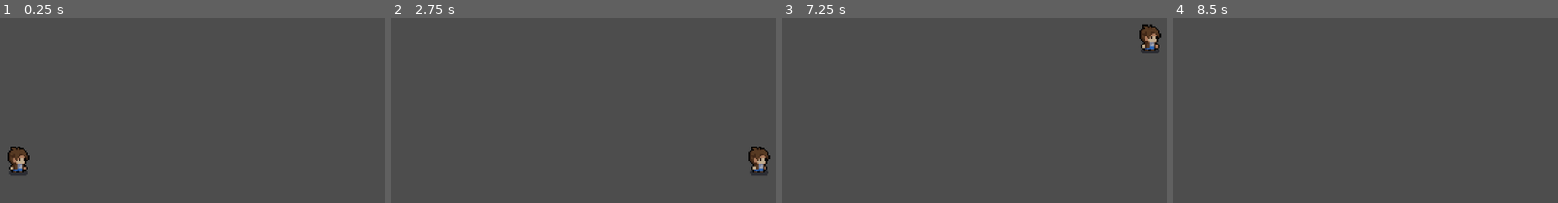
Above: before the commit, frames 1-4 (left to right).
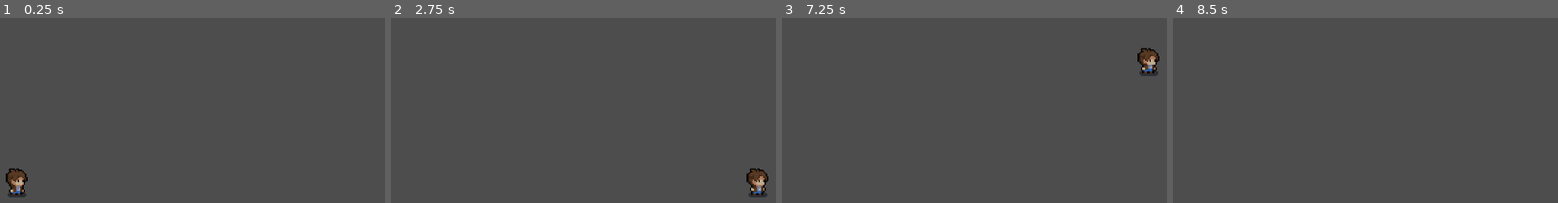
Above: after the commit, the same moments.

Repository: Ibrahim-Salmann/Designing-my-first-game
Game: Godot game, scene res://Product/Scenes/game.tscn
Two runs of this game, one before a commit and one after it. Both use one fixed random seed, a clock stepped at 60 frames per second and the inputs below.
Inputs:
- Up to frame 1 (0.25 s): no input
- Up to frame 2 (2.75 s): tap Enter (ui_accept) at 0.5, 0.77, 1.52, 2 s; hold Right (ui_right) 0.53-2.03 s; hold Left (ui_left) from 2.03 s (still down)
- Up to frame 3 (7.25 s): release Left (ui_left) at 2.78 s; hold Right (ui_right) 2.78-4.28 s; tap Enter (ui_accept) at 3.02, 3.5, 3.77, 4.25, 4.52, 5, 5.75, 6.02, 6.77 s; hold Left (ui_left) 4.28-5.03 s; hold Right (ui_right) 5.03-5.78 s; hold Left (ui_left) from 5.78 s (still down)
- Up to frame 4 (8.5 s): release Left (ui_left) at 7.28 s; hold Right (ui_right) from 7.28 s (still down); tap Enter (ui_accept) at 7.52 s

The runs differ from the first frame. In frame 1, 1.2% of the frame differs, in the area x 1-8%, y 69-97%; in frame 2, 1.2%; in frame 3, 1.3%, in the area x 92-99%, y 3-32%; in frame 4, nothing differs.

Commit message:
Working on player movement and updating the DIARY

Diff:
--- a/Product/Scenes/game.tscn
+++ b/Product/Scenes/game.tscn
@@ -3,19 +3,20 @@
 [ext_resource type="PackedScene" uid="uid://bli2urk1pe3ol" path="res://Product/Scenes/player.tscn" id="1_f8y10"]
 
 [sub_resource type="WorldBoundaryShape2D" id="WorldBoundaryShape2D_oqe5y"]
-distance = -1.0
+distance = -2.0
 
 [node name="Game" type="Node2D"]
 
 [node name="Player" parent="." instance=ExtResource("1_f8y10")]
-position = Vector2(1, -2)
+position = Vector2(0, -1)
 
 [node name="Camera2D" type="Camera2D" parent="."]
-position = Vector2(1, -7)
+position = Vector2(1, -20)
 zoom = Vector2(2.2, 2.2)
 
 [node name="StaticBody2D" type="StaticBody2D" parent="."]
+position = Vector2(0, -1)
 
 [node name="CollisionShape2D" type="CollisionShape2D" parent="StaticBody2D"]
-position = Vector2(2, 1)
+position = Vector2(2, 0)
 shape = SubResource("WorldBoundaryShape2D_oqe5y")
--- a/Product/Scenes/player.tscn
+++ b/Product/Scenes/player.tscn
@@ -1,52 +1,52 @@
 [gd_scene load_steps=11 format=3 uid="uid://bli2urk1pe3ol"]
 
 [ext_resource type="Script" path="res://Product/Scripts/player.gd" id="1_3jtev"]
-[ext_resource type="Texture2D" uid="uid://cie7684rror8g" path="res://Product/Assets/cute-characters/player.png" id="2_f4yp2"]
+[ext_resource type="Texture2D" uid="uid://cie7684rror8g" path="res://Product/Assets/Characters/player.png" id="2_g6uir"]
 
-[sub_resource type="AtlasTexture" id="AtlasTexture_nmgqf"]
-atlas = ExtResource("2_f4yp2")
+[sub_resource type="AtlasTexture" id="AtlasTexture_p7lvf"]
+atlas = ExtResource("2_g6uir")
 region = Rect2(0, 48, 48, 48)
 
-[sub_resource type="AtlasTexture" id="AtlasTexture_kpon5"]
-atlas = ExtResource("2_f4yp2")
+[sub_resource type="AtlasTexture" id="AtlasTexture_ftd3l"]
+atlas = ExtResource("2_g6uir")
 region = Rect2(48, 48, 48, 48)
 
-[sub_resource type="AtlasTexture" id="AtlasTexture_ndai0"]
-atlas = ExtResource("2_f4yp2")
+[sub_resource type="AtlasTexture" id="AtlasTexture_vk2xj"]
+atlas = ExtResource("2_g6uir")
 region = Rect2(96, 48, 48, 48)
 
-[sub_resource type="AtlasTexture" id="AtlasTexture_mh034"]
-atlas = ExtResource("2_f4yp2")
+[sub_resource type="AtlasTexture" id="AtlasTexture_4xa8b"]
+atlas = ExtResource("2_g6uir")
 region = Rect2(144, 48, 48, 48)
 
-[sub_resource type="AtlasTexture" id="AtlasTexture_gc5dc"]
-atlas = ExtResource("2_f4yp2")
+[sub_resource type="AtlasTexture" id="AtlasTexture_xjkj2"]
+atlas = ExtResource("2_g6uir")
 region = Rect2(192, 48, 48, 48)
 
-[sub_resource type="AtlasTexture" id="AtlasTexture_76ysn"]
-atlas = ExtResource("2_f4yp2")
+[sub_resource type="AtlasTexture" id="AtlasTexture_5w1jm"]
+atlas = ExtResource("2_g6uir")
 region = Rect2(240, 48, 48, 48)
 
 [sub_resource type="SpriteFrames" id="SpriteFrames_2obup"]
 animations = [{
 "frames": [{
 "duration": 1.0,
-"texture": SubResource("AtlasTexture_nmgqf")
+"texture": SubResource("AtlasTexture_p7lvf")
 }, {
 "duration": 1.0,
-"texture": SubResource("AtlasTexture_kpon5")
+"texture": SubResource("AtlasTexture_ftd3l")
 }, {
 "duration": 1.0,
-"texture": SubResource("AtlasTexture_ndai0")
+"texture": SubResource("AtlasTexture_vk2xj")
 }, {
 "duration": 1.0,
-"texture": SubResource("AtlasTexture_mh034")
+"texture": SubResource("AtlasTexture_4xa8b")
 }, {
 "duration": 1.0,
-"texture": SubResource("AtlasTexture_gc5dc")
+"texture": SubResource("AtlasTexture_xjkj2")
 }, {
 "duration": 1.0,
-"texture": SubResource("AtlasTexture_76ysn")
+"texture": SubResource("AtlasTexture_5w1jm")
 }],
 "loop": true,
 "name": &"Idel",
@@ -54,20 +54,20 @@
 }]
 
 [sub_resource type="CapsuleShape2D" id="CapsuleShape2D_yknip"]
-radius = 5.0
-height = 20.0
+radius = 4.0
+height = 14.0
 
 [node name="Player" type="CharacterBody2D"]
 script = ExtResource("1_3jtev")
 
 [node name="AnimatedSprite2D" type="AnimatedSprite2D" parent="."]
-position = Vector2(0, -19)
+position = Vector2(0, -18)
+scale = Vector2(1, 0.958333)
 sprite_frames = SubResource("SpriteFrames_2obup")
 animation = &"Idel"
 autoplay = "Idel"
-frame = 2
-frame_progress = 0.687429
+frame_progress = 0.58989
 
 [node name="CollisionShape2D" type="CollisionShape2D" parent="."]
-position = Vector2(1, -10)
+position = Vector2(0, -10)
 shape = SubResource("CapsuleShape2D_yknip")
--- a/Product/Scripts/player.gd
+++ b/Product/Scripts/player.gd
@@ -1,30 +1,25 @@
 extends CharacterBody2D
+
 
 const SPEED = 300.0
 const JUMP_VELOCITY = -400.0
 
+
 func _physics_process(delta: float) -> void:
-	# Add gravity
+	# Add the gravity.
 	if not is_on_floor():
 		velocity += get_gravity() * delta
 
-	# Handle jump
+	# Handle jump.
 	if Input.is_action_just_pressed("ui_accept") and is_on_floor():
 		velocity.y = JUMP_VELOCITY
 
-	# Get the input direction for both horizontal and vertical movement
-	var input_vector = Vector2(
-		Input.get_axis("ui_left", "ui_right"),
-		Input.get_axis("ui_up", "ui_down")
-	)
+	# Get the input direction and handle the movement/deceleration.
+	# As good practice, you should replace UI actions with custom gameplay actions.
+	var direction := Input.get_axis("ui_left", "ui_right")
+	if direction:
+		velocity.x = direction * SPEED
+	else:
+		velocity.x = move_toward(velocity.x, 0, SPEED)
 
-	# Normalize the direction to avoid diagonal speed being faster
-	if input_vector != Vector2.ZERO:
-		input_vector = input_vector.normalized()
-
-	# Set the velocity based on the input
-	velocity.x = input_vector.x * SPEED
-	velocity.y += input_vector.y * SPEED  # If adding vertical movement directly
-
-	# Move and slide with the updated velocity
 	move_and_slide()
Not shown, changed: DIARY.md
